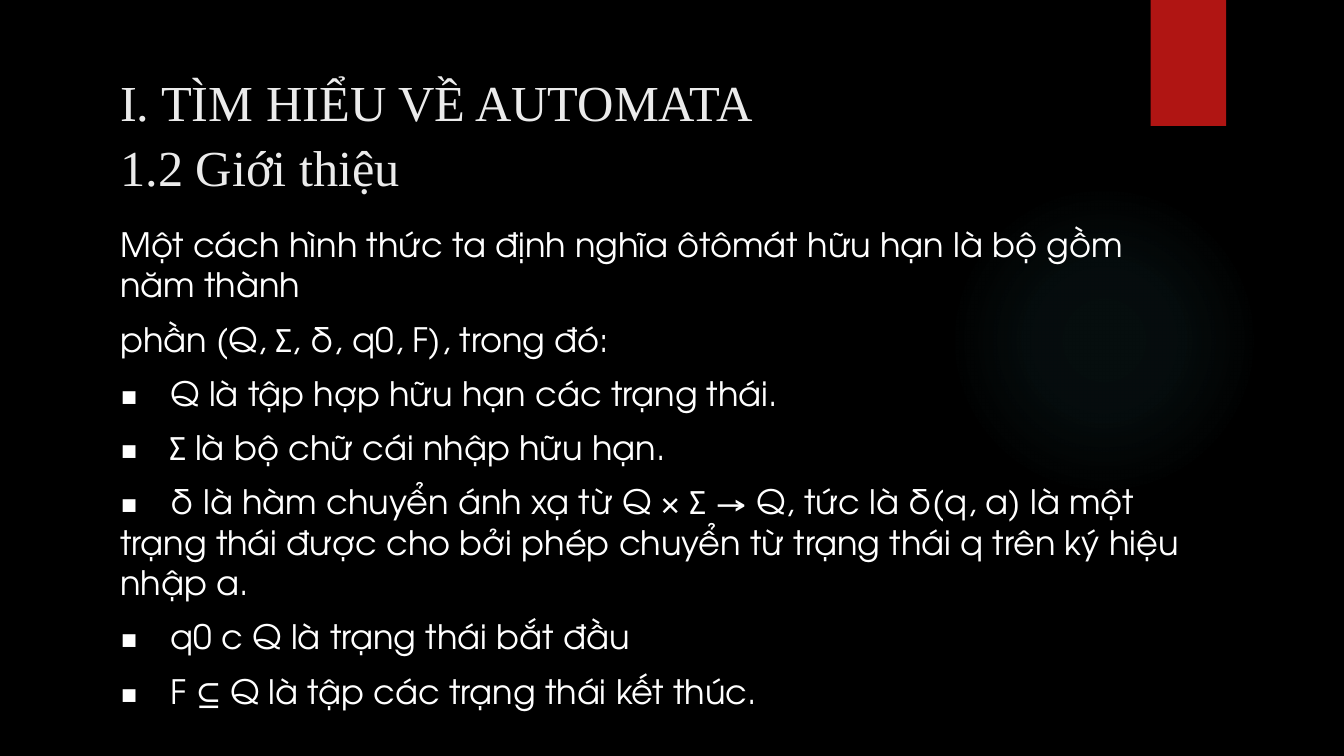
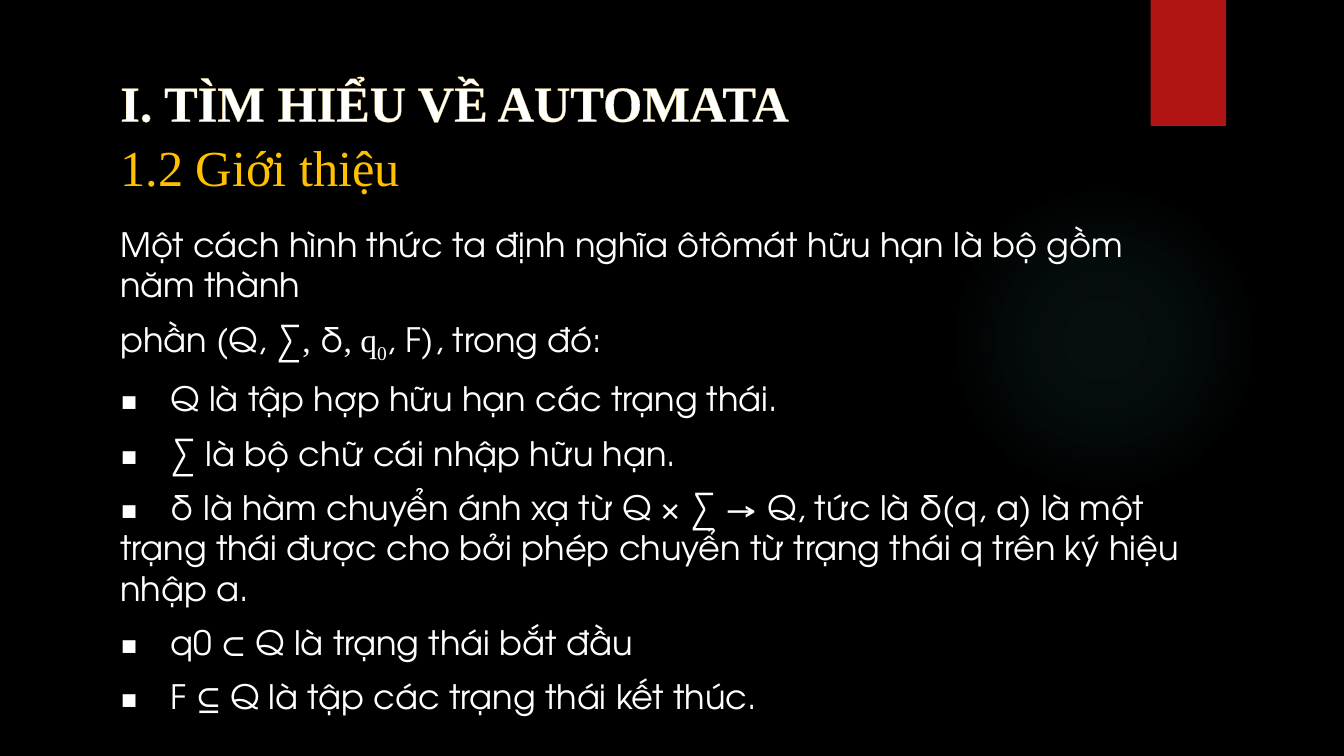
Before and after one commit to bahao113/TieuLuanNNHTvaTinhToan, a slide deck: slide 4 of bao cao.pptx. Drawn at 1344x756 pixels with LibreOffice and Linux fonts; fonts in the diff are those of the drawing; background and template pictures are left out. Boxes give left, top, right and bottom in pixels: in the first picture for what was removed or moved away, otherwise in the second. Text is boxed around its words. In the diff, an @@ line names an element or a change of style, - is before the commit and + after.

```diff
--- a/bao cao.pptx
+++ b/bao cao.pptx
@@ text "I. TÌM HIỂU VỀ AUTOMATA" at (x1=120, y1=82, x2=789, y2=123): text colour #EBEBEB to #FFFFFF, letter outline none to #F0D47F 0.52 pt, bold on @@
@@ text "1.2 Giới thiệu" at (x1=120, y1=151, x2=400, y2=195): text colour #EBEBEB to #FFC000 @@
@@ subtitle at (x1=120, y1=321, x2=602, y2=360): text changed @@
-phần (Q, Σ, δ, q0, F), trong đó:
+phần (Q, ∑, δ, q0, F), trong đó:
@@ subtitle at (x1=120, y1=440, x2=1178, y2=663): text changed @@
-▪ Σ là bộ chữ cái nhập hữu hạn.
-▪ δ là hàm chuyển ánh xạ từ Q × Σ → Q, tức là δ(q, a) là một trạng thái được cho bởi phép chuyển từ trạng thái q trên ký hiệu nhập a.
-▪ q0 c Q là trạng thái bắt đầu
+▪ ∑ là bộ chữ cái nhập hữu hạn.
+▪ δ là hàm chuyển ánh xạ từ Q × ∑ → Q, tức là δ(q, a) là một trạng thái được cho bởi phép chuyển từ trạng thái q trên ký hiệu nhập a.
+▪ q0 ⊂ Q là trạng thái bắt đầu
```
Also in this commit, not shown: 8 other slides changed, 11 slides added, 1 slide removed.
